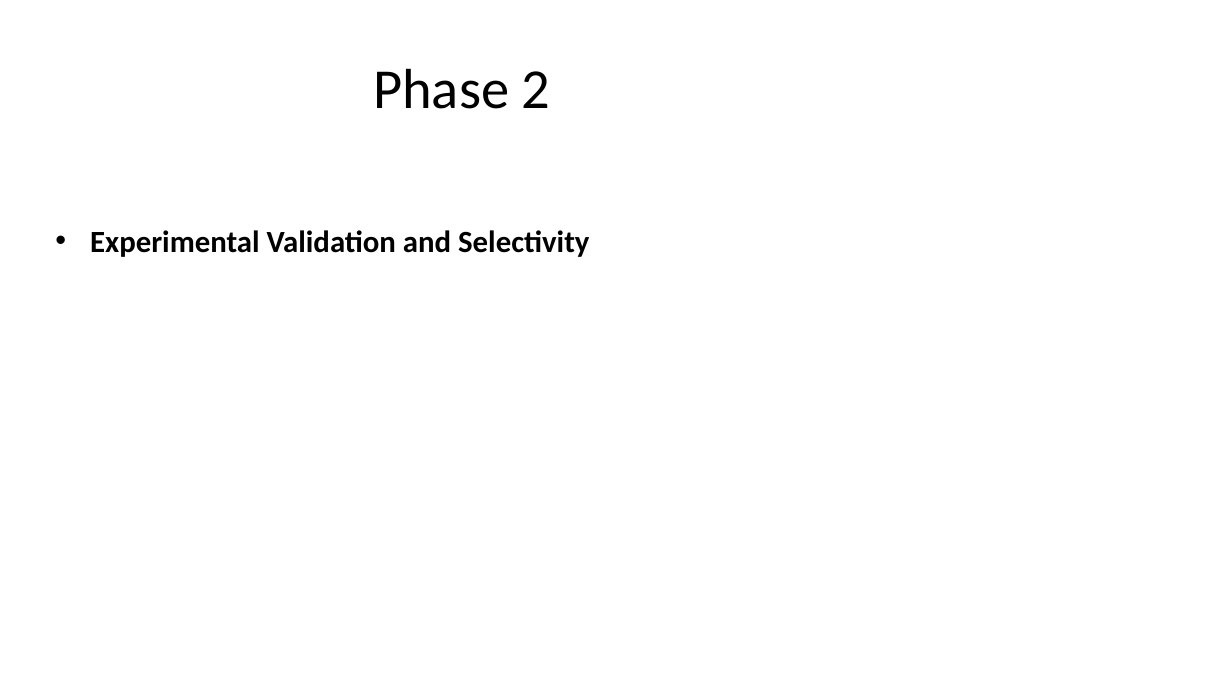
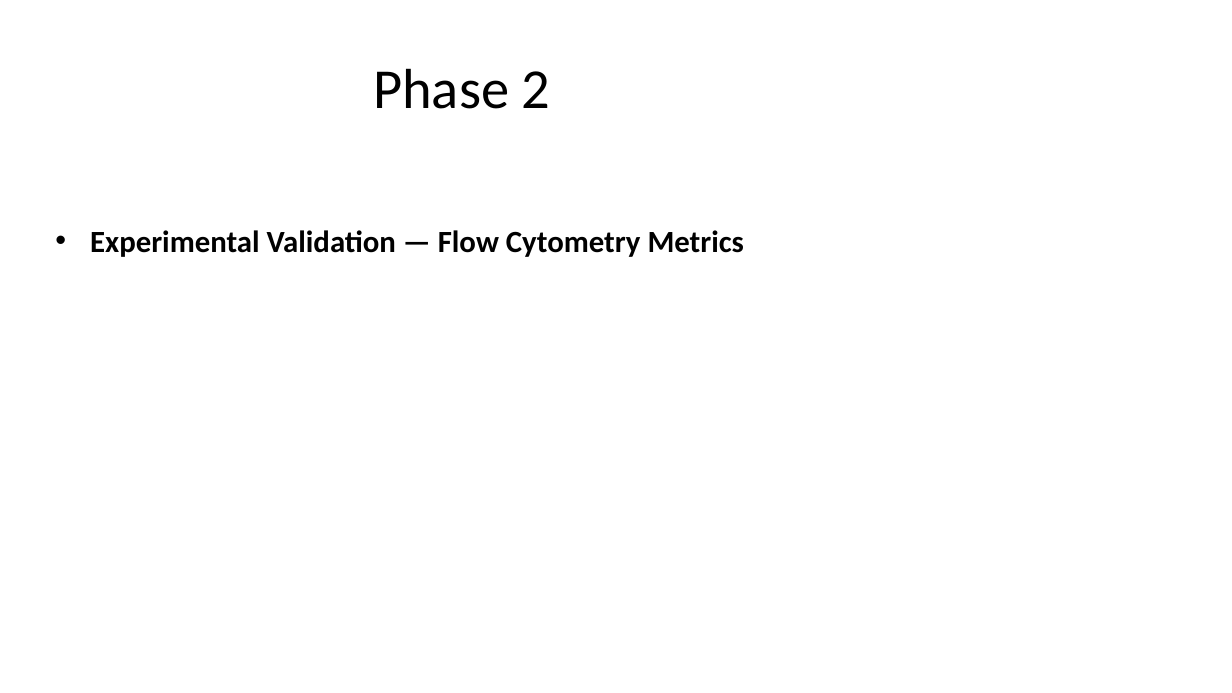
Before and after one commit to naryzach/PhD-Research, a slide deck: slide 24 of Demonstrations/Presentations/De_Novo_Binder_Generation/De_Novo_Binder_Skeleton.pptx (slide 14 before the commit). Drawn at 1232x693 pixels with LibreOffice and Linux fonts; fonts in the diff are those of the drawing. Boxes give left, top, right and bottom in pixels: in the first picture for what was removed or moved away, otherwise in the second. Text is boxed around its words. In the diff, an @@ line names an element or a change of style, - is before the commit and + after.

```diff
--- a/Demonstrations/Presentations/De_Novo_Binder_Generation/De_Novo_Binder_Skeleton.pptx
+++ b/Demonstrations/Presentations/De_Novo_Binder_Generation/De_Novo_Binder_Skeleton.pptx
@@ text at [90, 230, 744, 257]: text changed @@
-• Experimental Validation and Selectivity
+• Experimental Validation — Flow Cytometry Metrics
```
Also in this commit, not shown: 5 other slides changed, 46 slides added, 7 slides removed, 3 other files.
